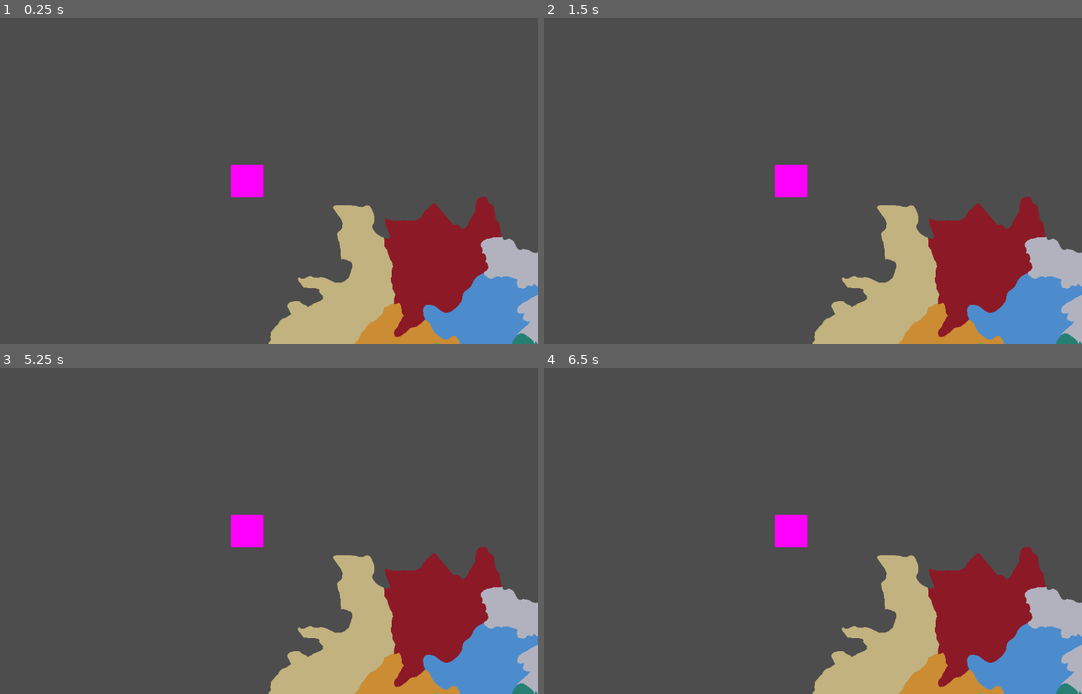
Above: before the commit, frames 1-4 (two rows, left to right).
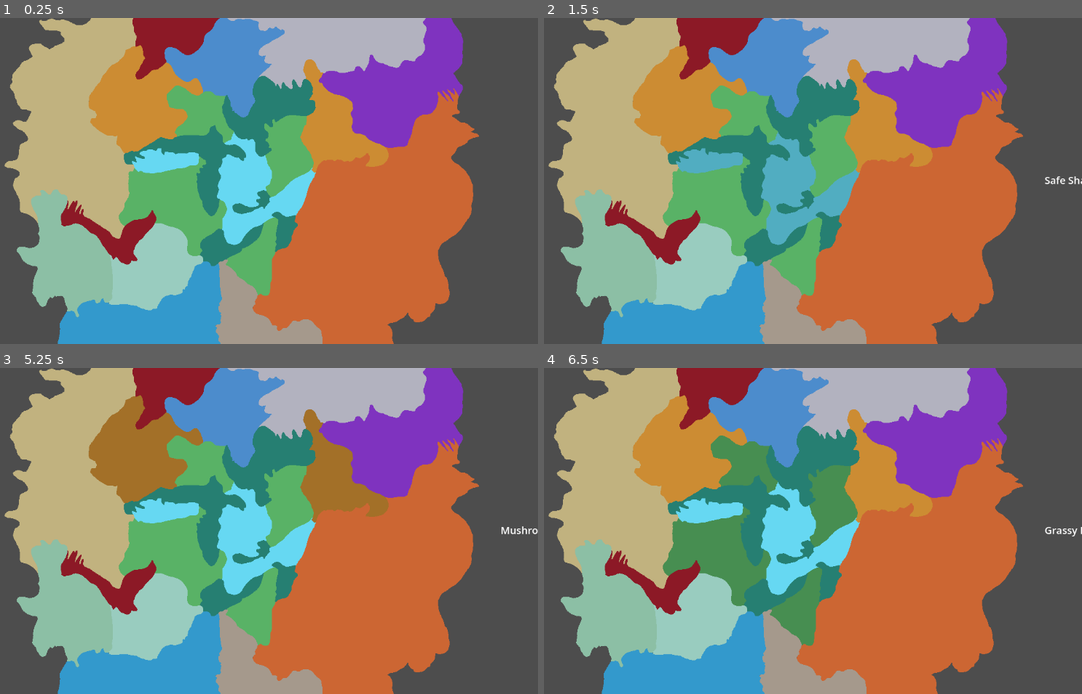
Above: after the commit, the same moments.

Repository: ExtraSoupGames/SubnauticaMap
Game: Godot game, scene res://main.tscn
The game is run twice, just before and just after one commit, with the same random seed, the same clock (stepped at 60 frames per second) and the same inputs.
Inputs (mouse positions are in pixels of both pictures, inside the frame that each line leads up to):
- Up to frame 1 (0.25 s): no input
- Up to frame 2 (1.5 s): click (791, 181) at 0.52 s; click (791, 181) at 1.27 s
- Up to frame 3 (5.25 s): click (247, 531) at 2.02 s; click (247, 531) at 2.77 s; click (247, 531) at 3.52 s; click (247, 531) at 4.27 s; tap Enter at 5 s; move the mouse to (376, 514) at 5.02 s
- Up to frame 4 (6.5 s): tap Space at 5.75 s; move the mouse to (673, 547) at 5.77 s

The runs differ from the first frame. In frame 1, 85% of the frame differs, in the area x 0-100%, y 0-100%; in frame 2, 85%; in frame 3, 85%; in frame 4, 85%.

Commit message:
fixed weird map offset

Diff:
--- a/subnautica-map/debugger.gd
+++ b/subnautica-map/debugger.gd
@@ -2,7 +2,7 @@
 var ui_element: Label
 func _ready():
 	var root = get_tree().get_first_node_in_group("Root")
-	ui_element = root.get_node("Label")
+	ui_element = get_tree().get_first_node_in_group("Label")
 	var biomes = BiomeLoader.load_biomes()
 	var running_biome_id = 0
 	for biome in biomes:
--- a/subnautica-map/main.tscn
+++ b/subnautica-map/main.tscn
@@ -13,13 +13,11 @@
 
 [node name="Camera2D" type="Camera2D" unique_id=1253756927]
 
-[node name="Root" type="Control" parent="." unique_id=1099521830 groups=["Root"]]
+[node name="Root" type="Control" parent="." unique_id=1099521830]
 layout_mode = 3
 anchors_preset = 15
 anchor_right = 1.0
 anchor_bottom = 1.0
-offset_right = 1920.0
-offset_bottom = 1080.0
 grow_horizontal = 2
 grow_vertical = 2
 mouse_filter = 2
@@ -27,7 +25,7 @@
 [node name="Sprite2D" type="Sprite2D" parent="Root" unique_id=1509256597]
 texture = SubResource("GradientTexture2D_ig7tw")
 
-[node name="Label" type="Label" parent="Root" unique_id=284391956]
+[node name="Label" type="Label" parent="Root" unique_id=284391956 groups=["Label"]]
 z_index = 1
 layout_mode = 0
 offset_left = 502.0
@@ -37,3 +35,17 @@
 theme = SubResource("Theme_7dm0k")
 text = "test"
 script = ExtResource("1_ig7tw")
+
+[node name="BiomeRoot" type="Control" parent="." unique_id=761036194 groups=["Root"]]
+layout_mode = 3
+anchors_preset = 8
+anchor_left = 0.5
+anchor_top = 0.5
+anchor_right = 0.5
+anchor_bottom = 0.5
+offset_left = -512.0
+offset_top = -512.0
+offset_right = -512.0
+offset_bottom = -512.0
+grow_horizontal = 2
+grow_vertical = 2
--- a/subnautica-map/project.godot
+++ b/subnautica-map/project.godot
@@ -30,6 +30,7 @@
 [global_group]
 
 Root=""
+Label=""
 
 [rendering]
 
